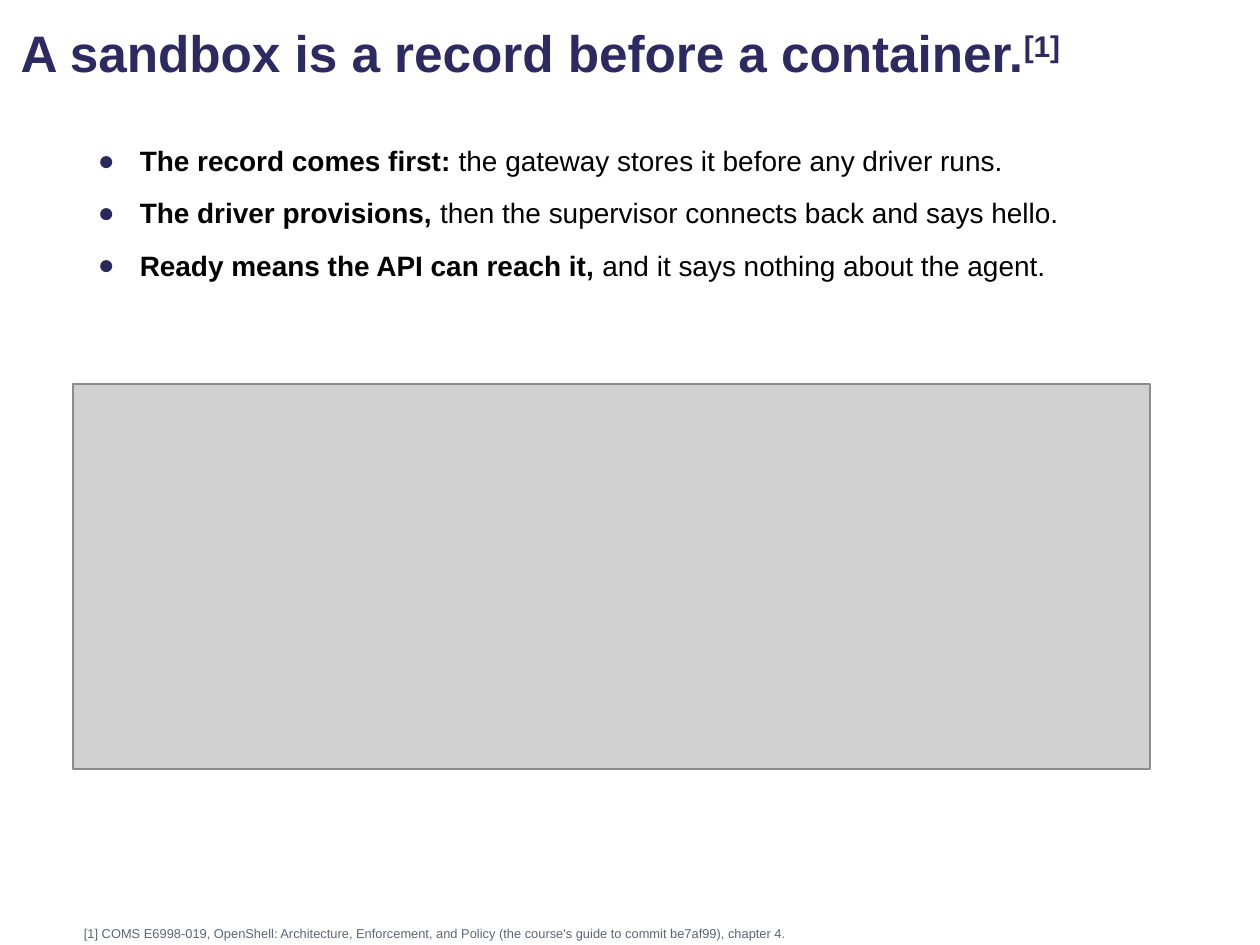
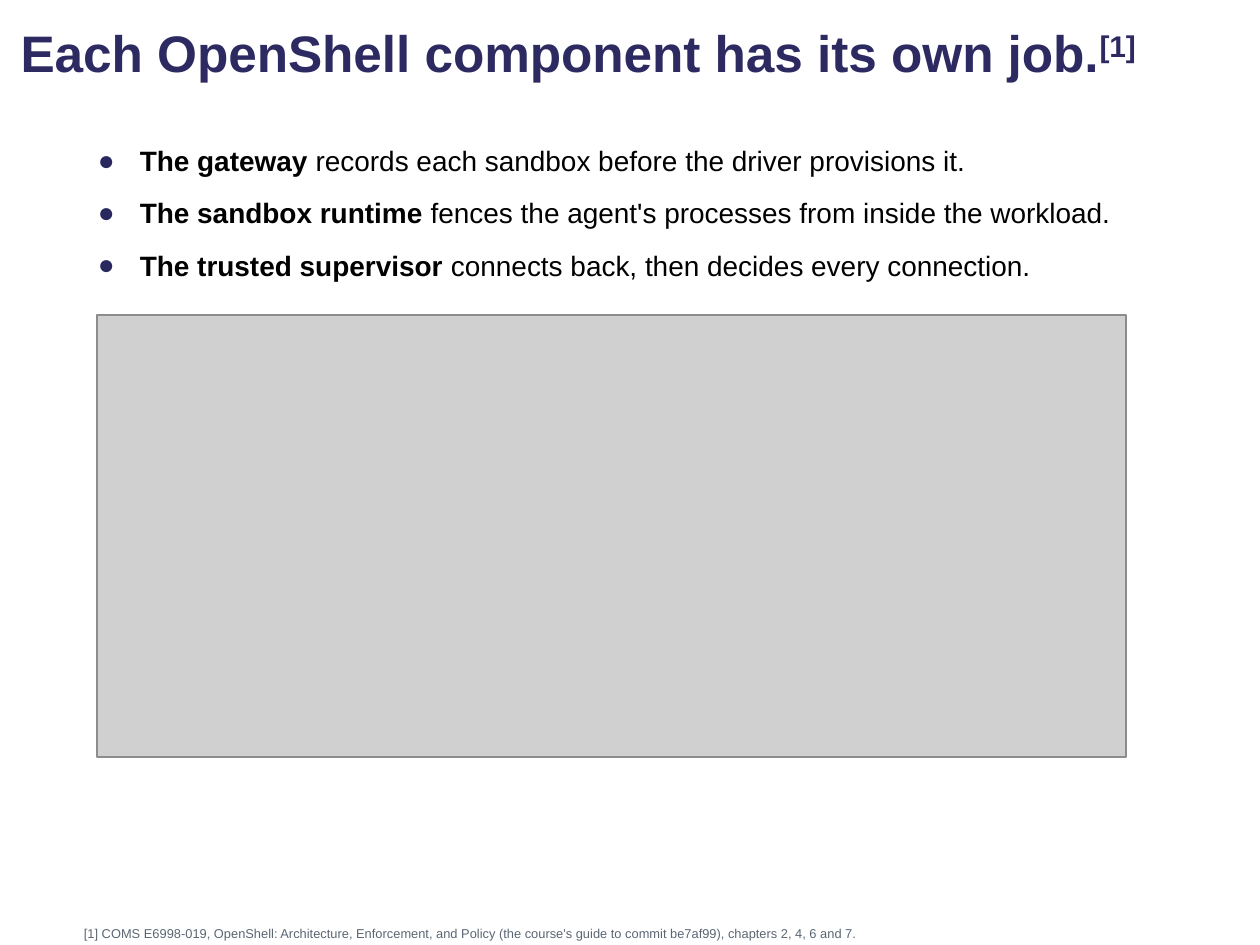
Before and after one commit to comse6998-019/lectures, a slide deck: slide 110 of lecture-6--2026-10-16/lecture6.pptx. Drawn at 1260x945 pixels with LibreOffice and Linux fonts; fonts in the diff are those of the drawing; grey boxes stand for pictures; background and template pictures are left out. Boxes give left, top, right and bottom in pixels: in the first picture for what was removed or moved away, otherwise in the second. Text is boxed around its words. In the diff, an @@ line names an element or a change of style, - is before the commit and + after.

Commit message:
Lecture 6: the components and lifecycle builds merged into one build over one figure (patch-r6f.py on the saved deck, 220 slides); reading PDF rebuilt, 75 pages

```diff
--- a/lecture-6--2026-10-16/lecture6.pptx
+++ b/lecture-6--2026-10-16/lecture6.pptx
@@ title at (21, 34, 1136, 82): text changed @@
-A sandbox is a record before a container.[1]
+Each OpenShell component has its own job.[1]
@@ text at (140, 150, 1110, 281): text changed @@
-● The record comes first: the gateway stores it before any driver runs.
-● The driver provisions, then the supervisor connects back and says hello.
-● Ready means the API can reach it, and it says nothing about the agent.
-In Cyberbird's case, sandbox list showed it Ready within four seconds.
+● The gateway records each sandbox before the driver provisions it.
+● The sandbox runtime fences the agent's processes from inside the workload.
+● The trusted supervisor connects back, then decides every connection.
@@ picture: place and size @@
-picture at (72, 383, 1149, 768)
+picture at (97, 316, 1127, 758)
@@ text at (84, 928, 856, 941): text changed @@
-[1] COMS E6998-019, OpenShell: Architecture, Enforcement, and Policy (the course's guide to commit be7af99), chapter 4.
+[1] COMS E6998-019, OpenShell: Architecture, Enforcement, and Policy (the course's guide to commit be7af99), chapters 2, 4, 6 and 7.
```
Also in this commit, not shown: 12 other slides changed, 2 slides removed, 2 other files.
